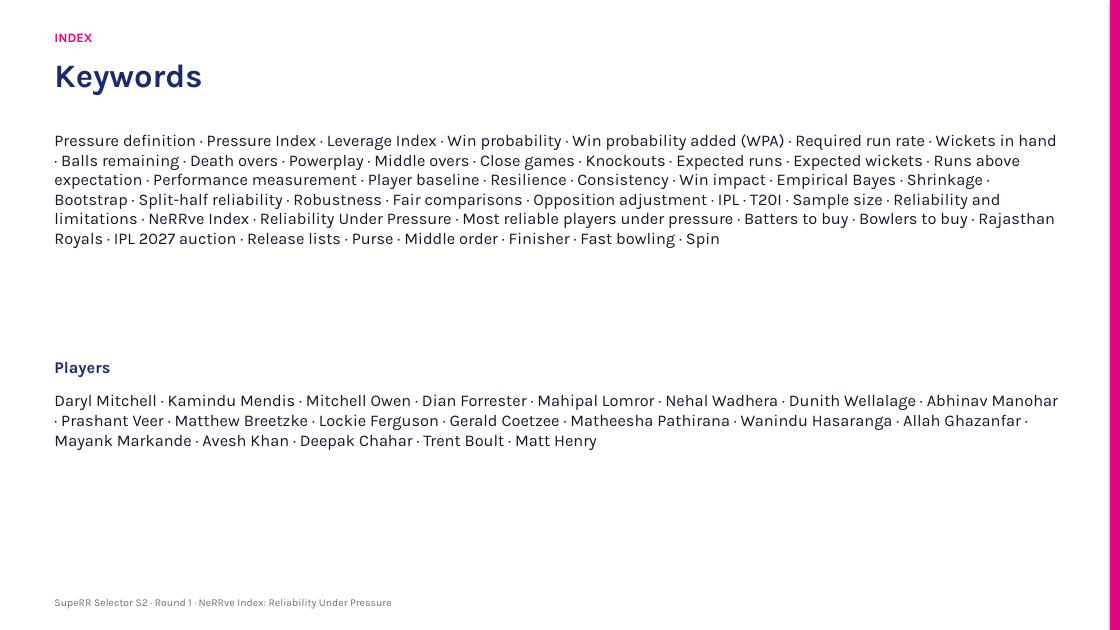
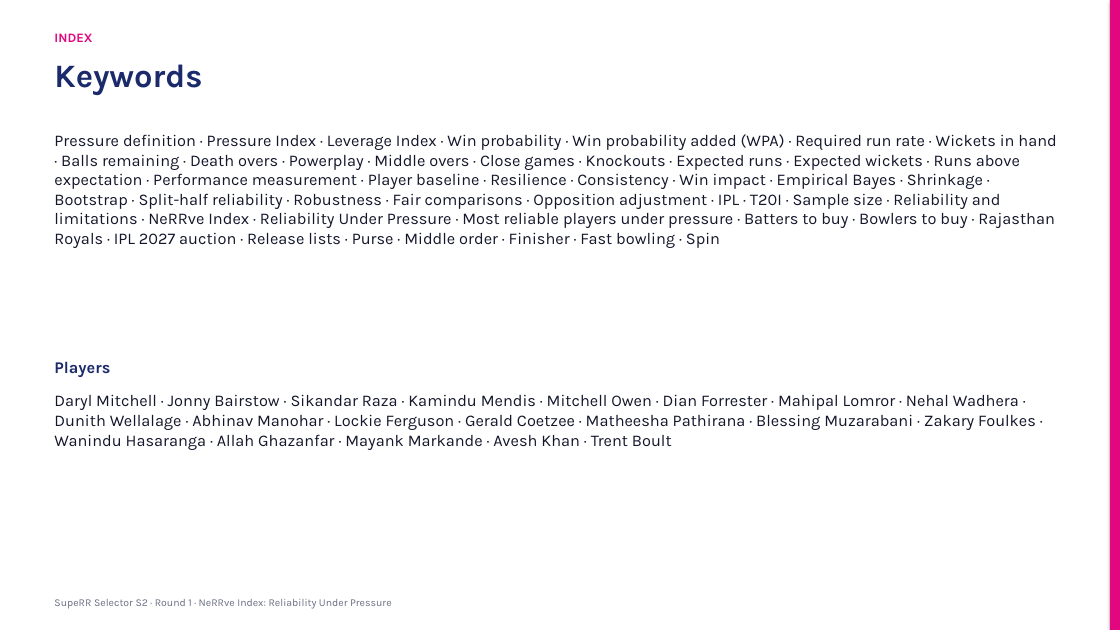
Before and after one commit to KoduruChandrasekhar/RRAuction-, a slide deck: slide 18 of submission/NeRRve_Deck.pptx. Drawn at 1120x630 pixels with LibreOffice and Linux fonts; fonts in the diff are those of the drawing. Boxes give left, top, right and bottom in pixels: in the first picture for what was removed or moved away, otherwise in the second. Text is boxed around its words. In the diff, an @@ line names an element or a change of style, - is before the commit and + after.

```diff
--- a/submission/NeRRve_Deck.pptx
+++ b/submission/NeRRve_Deck.pptx
@@ text at [54, 395, 1036, 450]: text changed @@
-Daryl Mitchell · Kamindu Mendis · Mitchell Owen · Dian Forrester · Mahipal Lomror · Nehal Wadhera · Dunith Wellalage · Abhinav Manohar · Prashant Veer · Matthew Breetzke · Lockie Ferguson · Gerald Coetzee · Matheesha Pathirana · Wanindu Hasaranga · Allah Ghazanfar · Mayank Markande · Avesh Khan · Deepak Chahar · Trent Boult · Matt Henry
+Daryl Mitchell · Jonny Bairstow · Sikandar Raza · Kamindu Mendis · Mitchell Owen · Dian Forrester · Mahipal Lomror · Nehal Wadhera · Dunith Wellalage · Abhinav Manohar · Lockie Ferguson · Gerald Coetzee · Matheesha Pathirana · Blessing Muzarabani · Zakary Foulkes · Wanindu Hasaranga · Allah Ghazanfar · Mayank Markande · Avesh Khan · Trent Boult
```
Also in this commit, not shown: 8 other slides changed, 7 other files.
